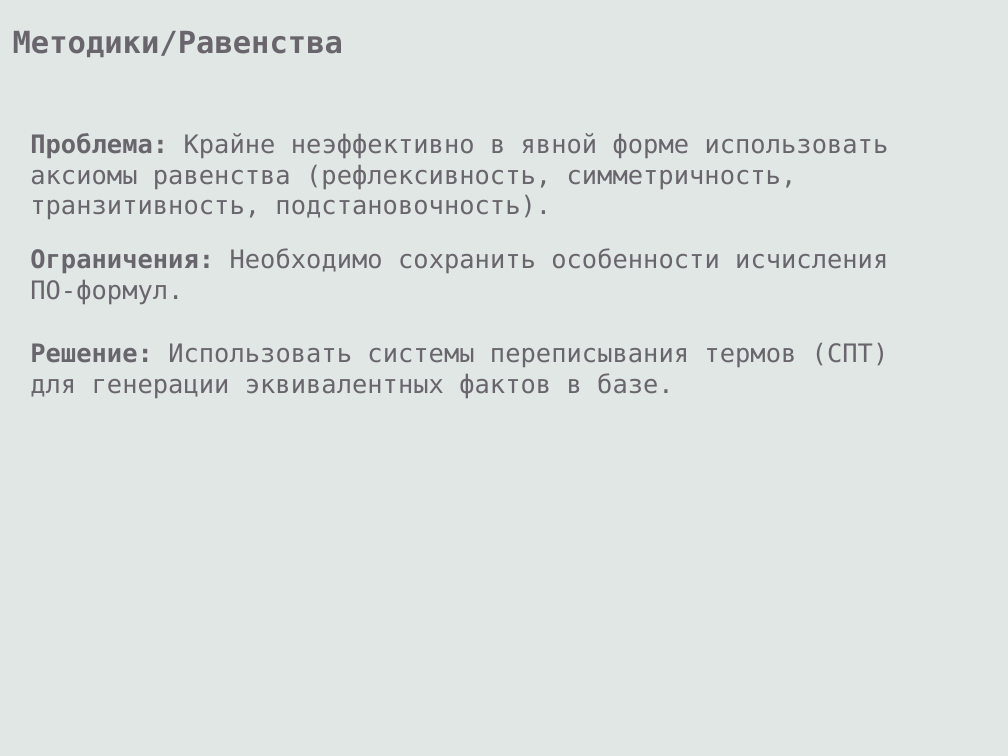
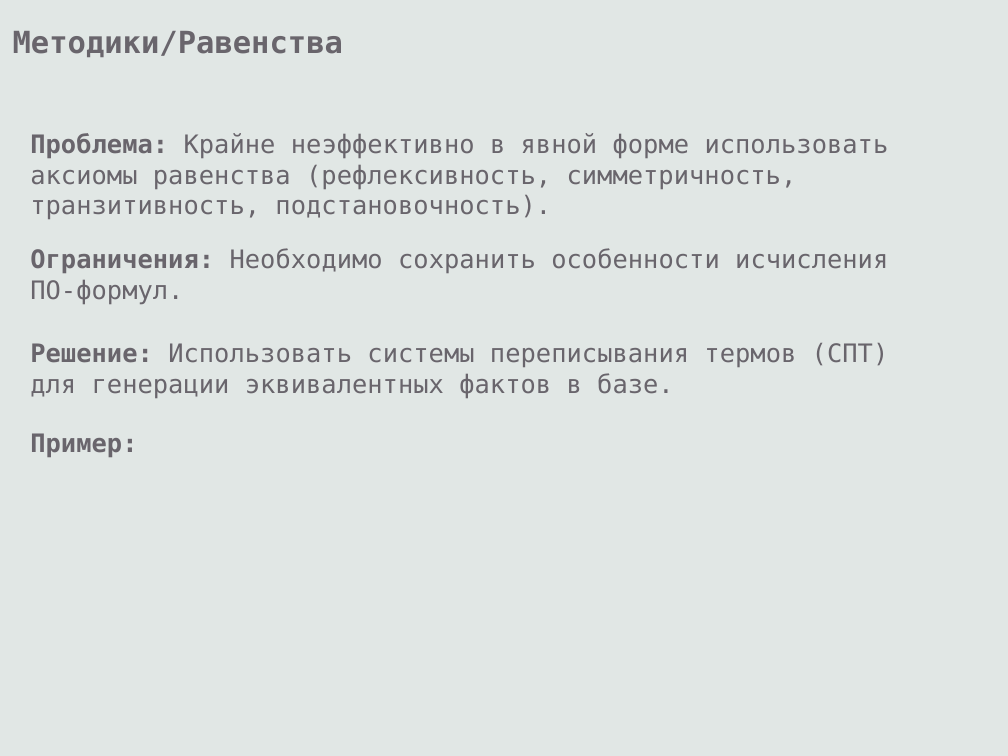
Before and after one commit to eugeneai/prisnif, a slide deck: slide 38 of brick/pres/pacman.odp (slide 35 before the commit). Drawn at 1008x756 pixels with LibreOffice and Linux fonts; fonts in the diff are those of the drawing. Boxes give left, top, right and bottom in pixels: in the first picture for what was removed or moved away, otherwise in the second. Text is boxed around its words. In the diff, an @@ line names an element or a change of style, - is before the commit and + after.

```diff
--- a/brick/pres/pacman.odp
+++ b/brick/pres/pacman.odp
@@ text added at (x1=30, y1=433, x2=137, y2=457), 20 pt, text #69656C, bold @@
+Пример:
```
Also in this commit, not shown: 3 other slides changed, 6 slides added, 3 slides removed.
